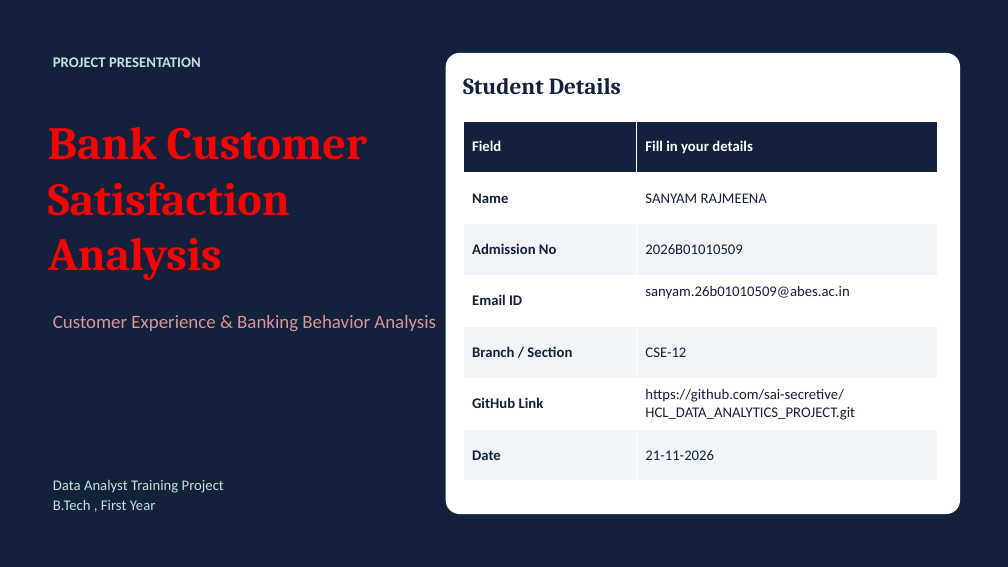
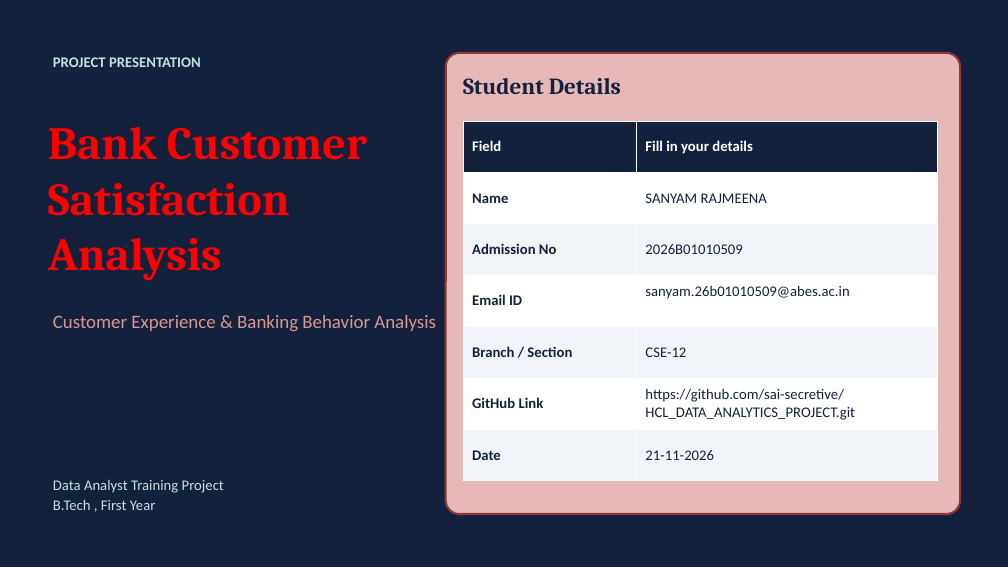
Before and after one commit to sai-secretive/HCL_DATA_ANALYTICS_PROJECT, a slide deck: slide 1 of script/presentation.pptx. Drawn at 1008x567 pixels with LibreOffice and Linux fonts; fonts in the diff are those of the drawing. Boxes give left, top, right and bottom in pixels: in the first picture for what was removed or moved away, otherwise in the second. Text is boxed around its words. In the diff, an @@ line names an element or a change of style, - is before the commit and + after.

```diff
--- a/script/presentation.pptx
+++ b/script/presentation.pptx
@@ rounded rectangle at box(446, 53, 960, 514): fill #FFFFFF to #E6B9B8; outline none to #8E3B39 2 pt @@
```
Also in this commit, not shown: 11 other slides changed.
